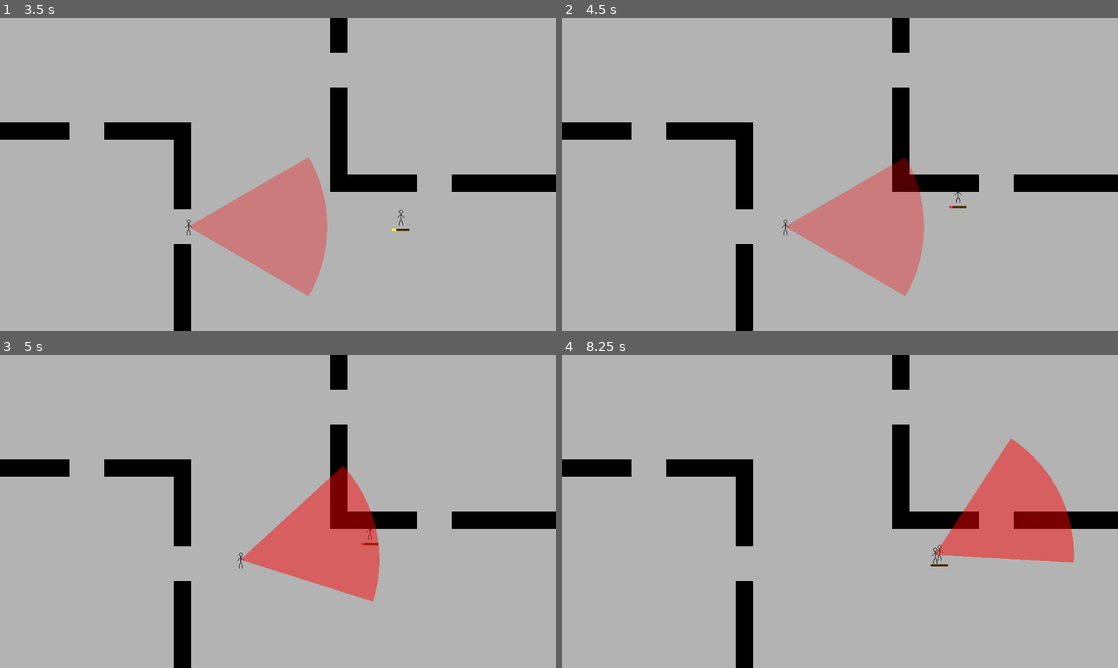
Above: before the commit, frames 1-4 (two rows, left to right).
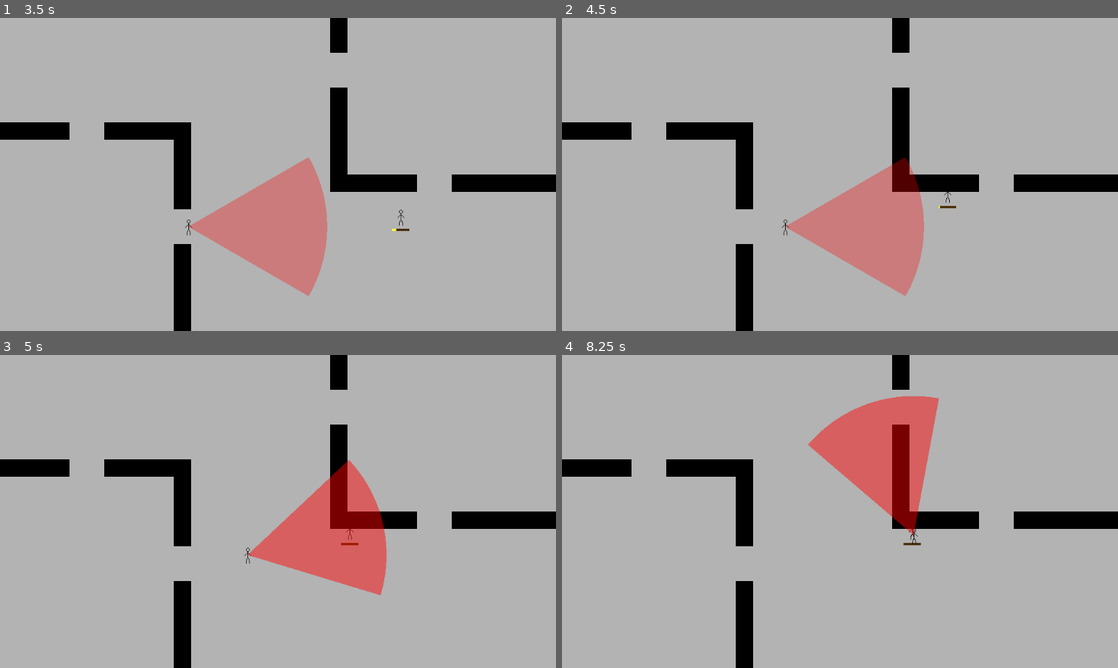
Above: after the commit, the same moments.

Repository: the-all-stack/gwj-igc-2026
Game: Godot game, scene res://hideout/hideout.tscn
Two runs of this game, one before a commit and one after it. Both use one fixed random seed, a clock stepped at 60 frames per second and the inputs below.
Inputs (mouse positions are in pixels of both pictures, inside the frame that each line leads up to):
- Up to frame 1 (3.5 s): click (222, 127) at 0.5 s; hold D (move_right) 1.28-2.03 s; hold Shift (sprint) 1.28-2.03 s; hold S (move_down) 2.03-2.78 s; tap Shift (sprint) at 2.1 s; hold D (move_right) from 2.78 s (still down); hold Shift (sprint) from 2.78 s (still down)
- Up to frame 2 (4.5 s): release D (move_right) at 3.53 s; release Shift (sprint) at 3.53 s; hold W (move_up) 3.53-4.28 s; tap Shift (sprint) at 3.6 s; hold A (move_left) from 4.28 s (still down); hold Shift (sprint) from 4.28 s (still down)
- Up to frame 3 (5 s): keep holding A (move_left); keep holding Shift (sprint)
- Up to frame 4 (8.25 s): release Shift (sprint) at 5.03 s; tap Shift (sprint) at 5.1, 6.6, 8.1 s; release A (move_left) at 5.78 s; hold S (move_down) 5.78-6.53 s; hold Shift (sprint) 5.78-6.53 s; hold D (move_right) 6.53-7.28 s; hold W (move_up) 7.28-8.03 s; hold Shift (sprint) 7.28-8.03 s; hold D (move_right) from 8.03 s (still down)

Frame 1 is identical in both runs. In frame 2, less than 0.1% of the frame differs, in the area x 67-73%, y 55-61%; in frame 3, 1.4%; in frame 4, 12%, in the area x 44-93%, y 13-68%.

Commit message:
okay that's all I'm gonna do for sprint

Diff:
--- a/characters/player/player.gd
+++ b/characters/player/player.gd
@@ -30,7 +30,7 @@
 		stamina = value
 		update_stamina_bar()
 var stamina_regen_delay_timer: float
-var was_sprinting: bool
+var is_exhausted: bool
 
 static var instance: Player
 
@@ -47,21 +47,23 @@
 	if Engine.is_editor_hint():
 		return
 
-	var can_sprint := stamina > 0 && (stamina > min_stamina_to_start_sprinting || was_sprinting)
+	var can_sprint := stamina > 0 && !is_exhausted
 	stamina_bar.fill_color = stamina_bar_enabled_fill_color if can_sprint else stamina_bar_disabled_fill_color
 
-	var is_sprinting := Input.is_action_pressed("sprint") && can_sprint
-	was_sprinting = is_sprinting
+	var move_input := Input.get_vector("move_left", "move_right", "move_up", "move_down")
+	var is_sprinting := Input.is_action_pressed("sprint") && can_sprint && move_input != Vector2.ZERO
 
-	var move_input := Input.get_vector("move_left", "move_right", "move_up", "move_down")
-
-	if is_sprinting && move_input != Vector2.ZERO:
+	if is_sprinting:
 		stamina = maxf(0, stamina - stamina_usage_rate * delta)
 		stamina_regen_delay_timer = stamina_regen_delay
+		if stamina <= 0:
+			is_exhausted = true
 	elif stamina_regen_delay_timer > 0:
 		stamina_regen_delay_timer = maxf(0, stamina_regen_delay_timer - delta)
 	else:
 		stamina = minf(max_stamina, stamina + stamina_regen_rate * delta)
+		if stamina >= min_stamina_to_start_sprinting:
+			is_exhausted = false
 
 	var speed := sprint_speed if is_sprinting else base_speed
 	velocity = move_input * speed * Game.tile_size
